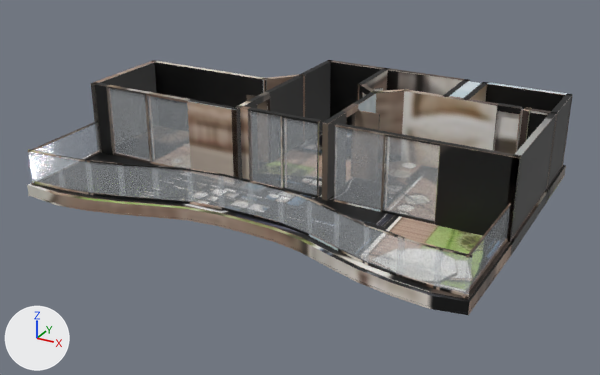
What one commit did to the glTF model akasya-3d/kent-58/model.glb.
Rendered twice from a 50 mm lens placed at (10.99, -20.18, 9.64), pointed at (0.19, -0.54, -0.18). Every picture has the same lights, and +X, +Y and +Z are marked at lower left. The picture after the commit comes second. Where no turn or scale is listed for an object, it has been applied to the vertices. Vertices at exactly the same position are counted once.
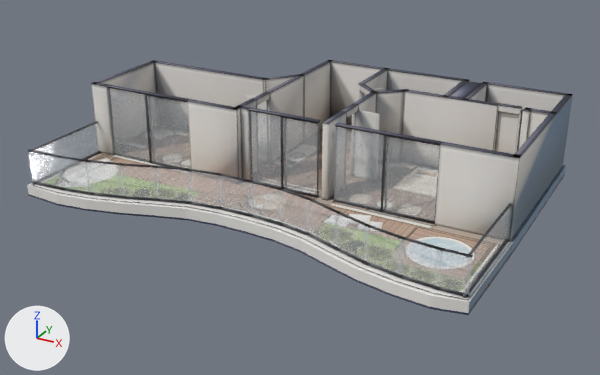
Pixel boxes [x1, y1, x2, y2] of what changed, in the pictures (600 x 375 px):
```json
{"object": "Mesh_0", "change": "surface changed", "before": [27, 60, 573, 315], "after": [27, 60, 573, 315], "on screen": "black to grey"}
{"part": 1, "of": "me_mesh_0", "change": "added", "after": [100, 63, 157, 93]}
{"part": 2, "of": "me_mesh_0", "change": "added", "after": [96, 60, 156, 84]}
{"part": 3, "of": "me_mesh_0", "change": "deleted", "before": [91, 60, 156, 84]}
{"part": 4, "of": "me_mesh_0", "change": "reshaped", "before": [91, 62, 573, 242], "after": [28, 60, 573, 315]}
{"part": 5, "of": "me_mesh_0", "change": "surface changed", "before": [27, 60, 573, 315], "after": [27, 60, 557, 315], "on screen": "black to grey"}
```

Scene script edits in JSON lines:
```json
{"block": "mat_baked", "where": "n3 = _N.new('ShaderNodeMapping'); n3.name = 'Mapping'"}
{"op": "set", "path": "n3.inputs[1].default_value", "old": "(0.00111, -14.97, 0.0)", "new": "(0.000928, -14.4, 0.0)", "note": "'Location'"}
{"op": "set", "path": "n3.inputs[3].default_value", "old": "(15.38, 15.97, 1.0)", "new": "(15.97, 15.36, 1.0)", "note": "'Scale'"}
{"block": "me_mesh_0", "where": "# used by ob_mesh_0; location = (-6.72, 4.57, -0.36)"}
{"op": "remove", "block": "me_mesh_0", "code": "me_mesh_0.from_pydata(...)  # 1876 vertices, 3292 faces; spans x 0.0..13.44, y -9.3..0.0, z 0.0..2.62"}
{"op": "add", "block": "me_mesh_0", "code": "me_mesh_0.from_pydata(...)  # 2438 vertices, 4444 faces; spans x 0.0..13.44, y -9.3..0.0, z 0.0..2.62"}
{"block": "me_mesh_0", "change": "me_mesh_0 part 1: a new loose piece, a box spanning x 0.08..0.25, y -6.09..-2.99, z 0.36..2.61, in mat_baked"}
{"block": "me_mesh_0", "change": "me_mesh_0 part 2: a new loose piece, a box spanning x 0.077..0.251, y -6.093..-2.988, z 2.61..2.622, in mat_baked"}
{"block": "me_mesh_0", "change": "me_mesh_0 part 3: the loose piece of 8 vertices spanning x 0.08..0.25, y -6.1..-2.98, z 2.61..2.62 is deleted"}
{"block": "me_mesh_0", "change": "me_mesh_0 part 4: 1 vertex moved within x 8.12, y -5.66, z 0.04; 41 vertices removed from x 0.25..13.36, y -6.1..-0.08, z 0.36..2.62; 595 vertices added at x 0.0..13.43, y -6.18..-0.08, z 0.0..2.62"}
{"block": "me_mesh_0", "change": "me_mesh_0 part 5: 2664 kept faces spanning x 0.0..13.44, y -9.3..0.0, z 0.0..2.62 get new texture (UV) coordinates"}
```
